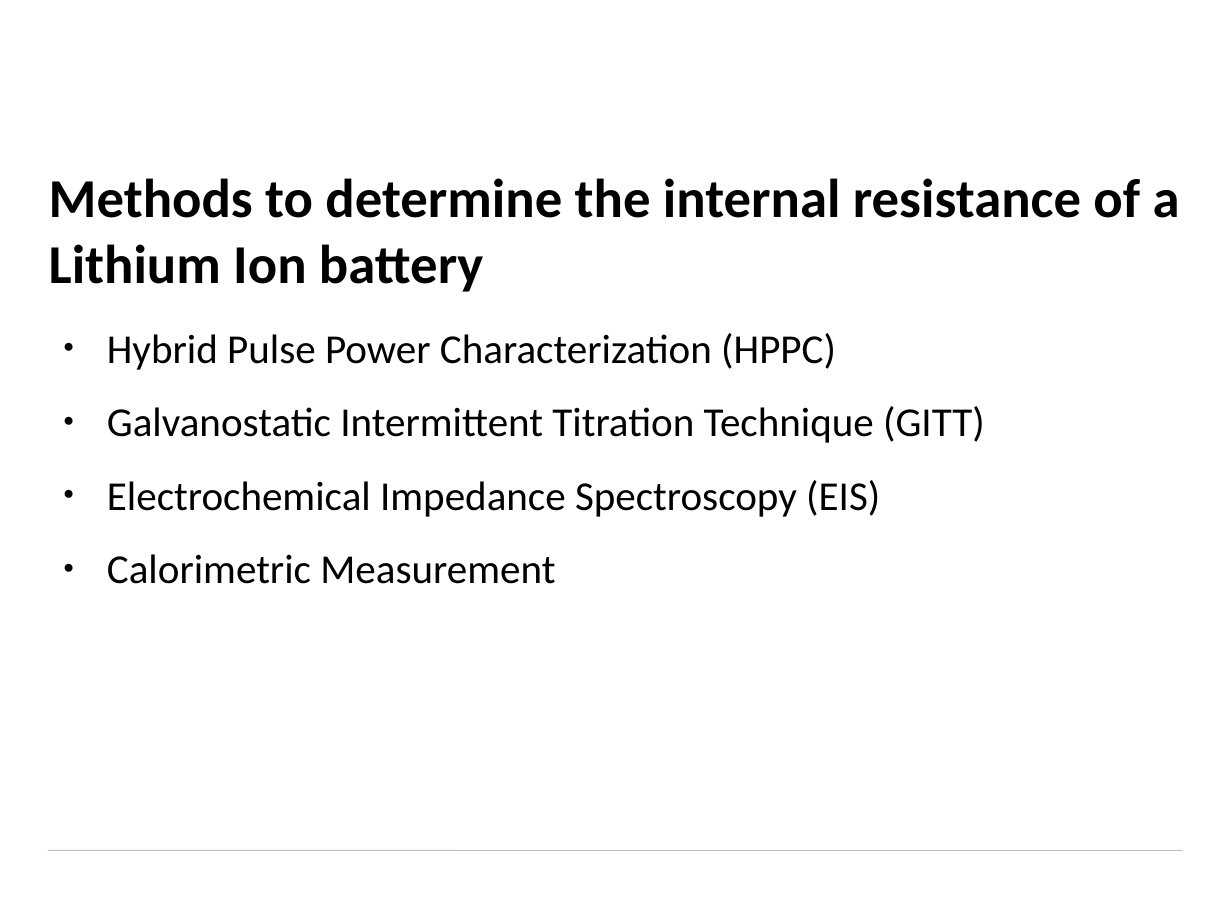
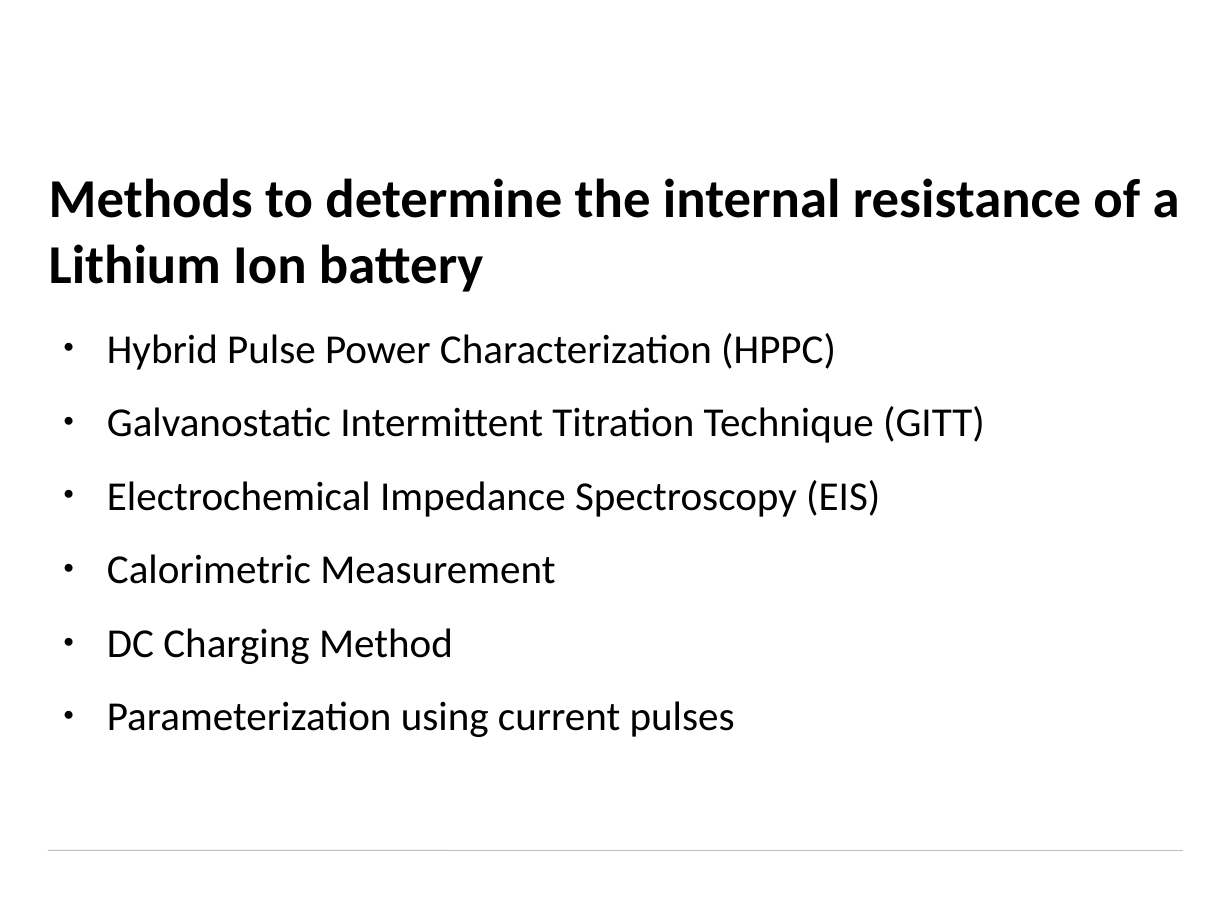
Before and after one commit to Flolicious/BA, a slide deck: slide 3 of BA_Presentation.odp. Drawn at 1232x924 pixels with LibreOffice and Linux fonts; fonts in the diff are those of the drawing; background and template pictures are left out. Boxes give left, top, right and bottom in pixels: in the first picture for what was removed or moved away, otherwise in the second. Text is boxed around its words. In the diff, an @@ line names an element or a change of style, - is before the commit and + after.

```diff
--- a/BA_Presentation.odp
+++ b/BA_Presentation.odp
@@ text at box(107, 628, 735, 737): paragraphs added @@
+● DC Charging Method
+● Parameterization using current pulses
```
Also in this commit, not shown: 1 other slide changed, 1 slide added, 2 other files.
